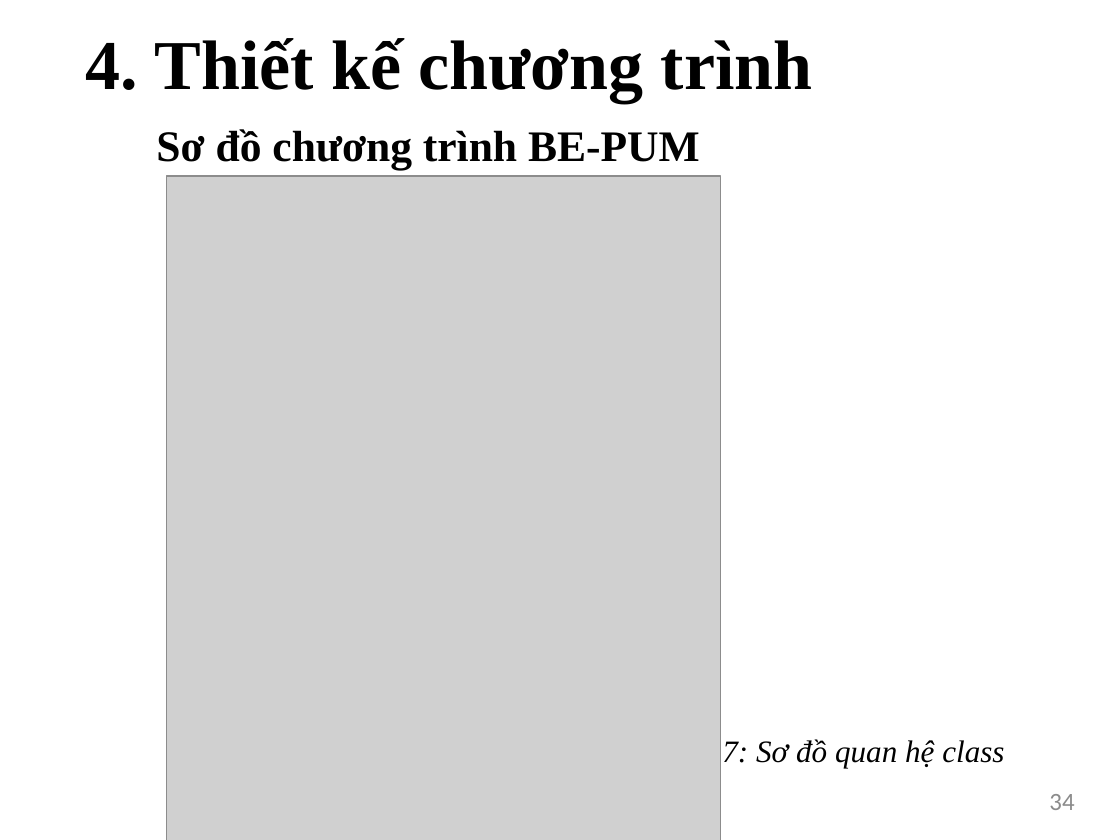
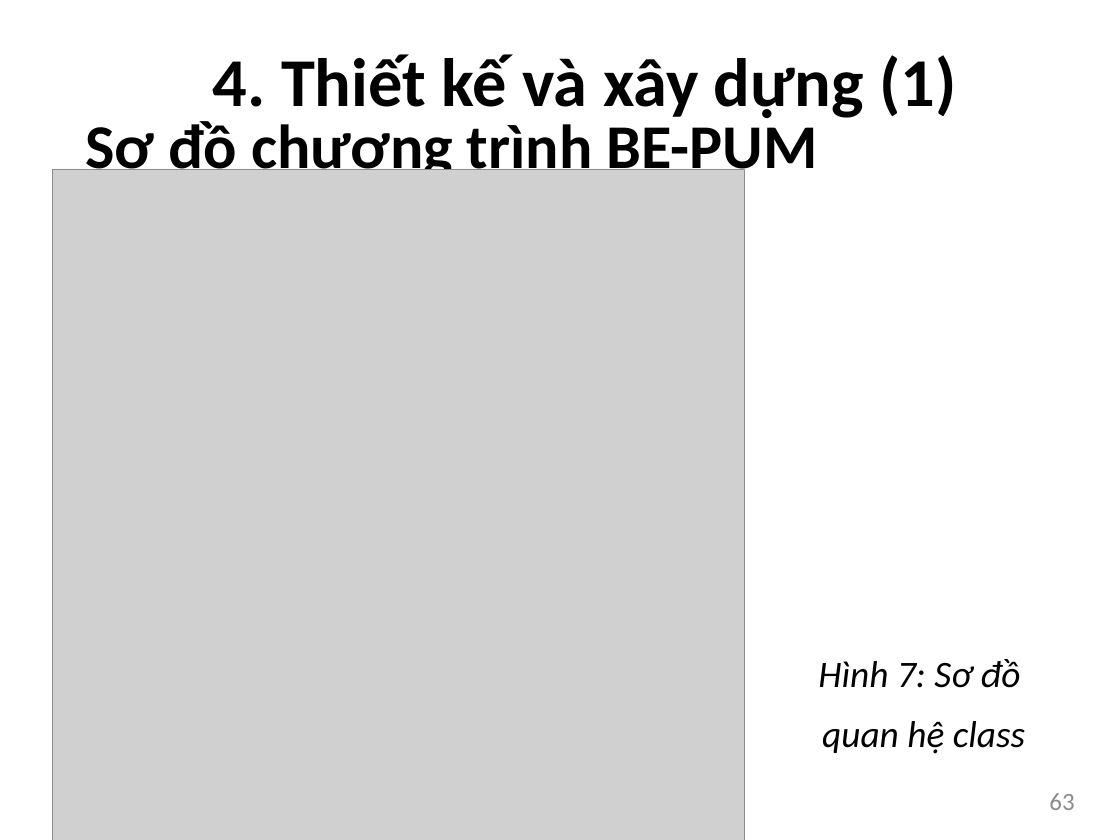
Before and after one commit to bntam/LVTN, a slide deck: slide 63 of Slide/Slide.pptx (slide 34 before the commit). Drawn at 1120x840 pixels with LibreOffice and Linux fonts; fonts in the diff are those of the drawing; grey boxes stand for pictures. Boxes give left, top, right and bottom in pixels: in the first picture for what was removed or moved away, otherwise in the second. Text is boxed around its words. In the diff, an @@ line names an element or a change of style, - is before the commit and + after.

```diff
--- a/Slide/Slide.pptx
+++ b/Slide/Slide.pptx
@@ text removed at (86, 38, 813, 103) @@
-4. Thiết kế chương trình
@@ title added at (213, 54, 956, 119), 44 pt, text #000000, bold @@
+4. Thiết kế và xây dựng (1)
@@ text "Sơ đồ chương trình BE-PUM": place and size @@
-text "Sơ đồ chương trình BE-PUM" at (156, 129, 700, 169)
+text "Sơ đồ chương trình BE-PUM" at (86, 116, 818, 183)
@@ text "Sơ đồ chương trình BE-PUM" at (86, 116, 818, 183): size 28 to 40 pt, font Times New Roman to Calibri @@
@@ picture: place and size @@
-picture at (166, 176, 720, 840)
+picture at (53, 170, 745, 840)
@@ text at (818, 659, 1025, 754): text changed; size 20 to 24 pt; font Times New Roman to Calibri @@
-Hình 7: Sơ đồ quan hệ class
+Hình 7: Sơ đồ
+quan hệ class
@@ page number at (1049, 793, 1074, 810): text changed @@
-34
+63
```
Also in this commit, not shown: 50 other slides changed, 44 slides added, 2 slides removed.
